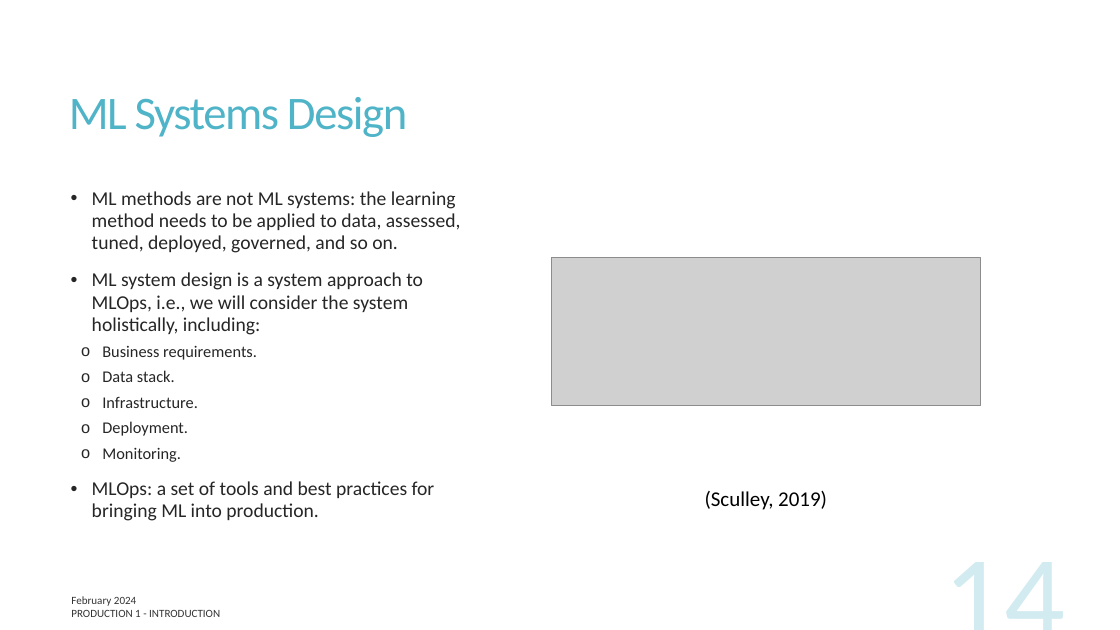
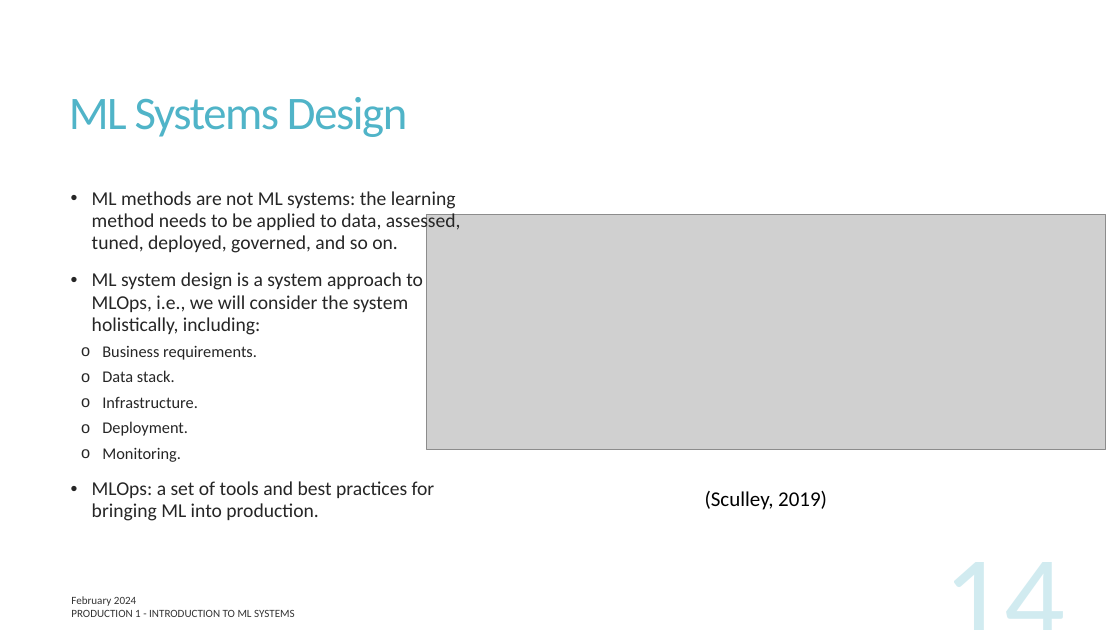
Before and after one commit to UofT-DSI/production, a slide deck: slide 14 of lessons/part_1/production_1.pptx. Drawn at 1120x630 pixels with LibreOffice and Linux fonts; fonts in the diff are those of the drawing; grey boxes stand for pictures. Boxes give left, top, right and bottom in pixels: in the first picture for what was removed or moved away, otherwise in the second. Text is boxed around its words. In the diff, an @@ line names an element or a change of style, - is before the commit and + after.

```diff
--- a/lessons/part_1/production_1.pptx
+++ b/lessons/part_1/production_1.pptx
@@ picture resized from (x1=552, y1=258, x2=981, y2=406) to (x1=426, y1=214, x2=1106, y2=450) @@
@@ text at (x1=71, y1=610, x2=295, y2=617): text changed @@
-PRODUCTION 1 - INTRODUCTION
+PRODUCTION 1 - INTRODUCTION TO ML SYSTEMS
```
Also in this commit, not shown: 25 other slides changed, 11 other files.
